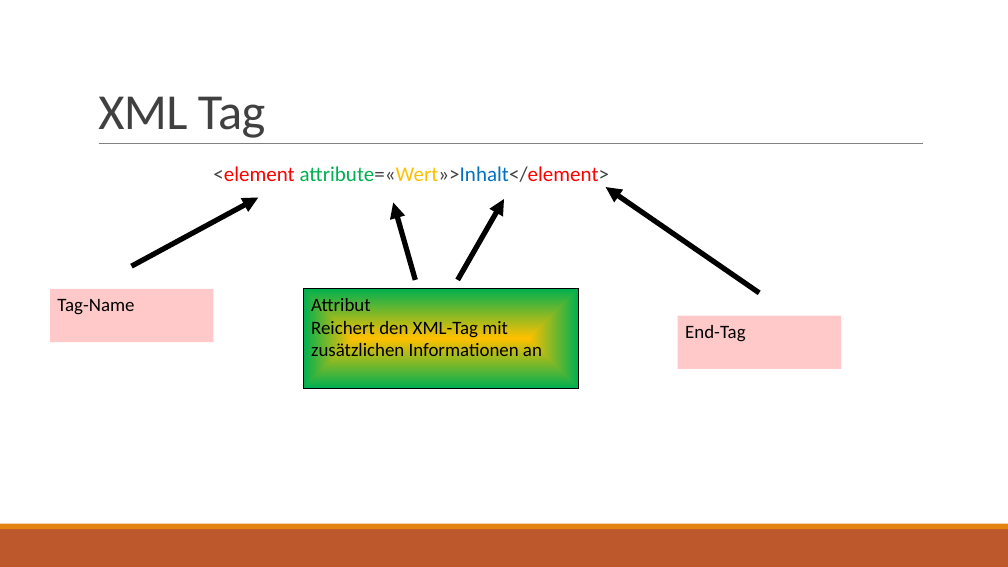
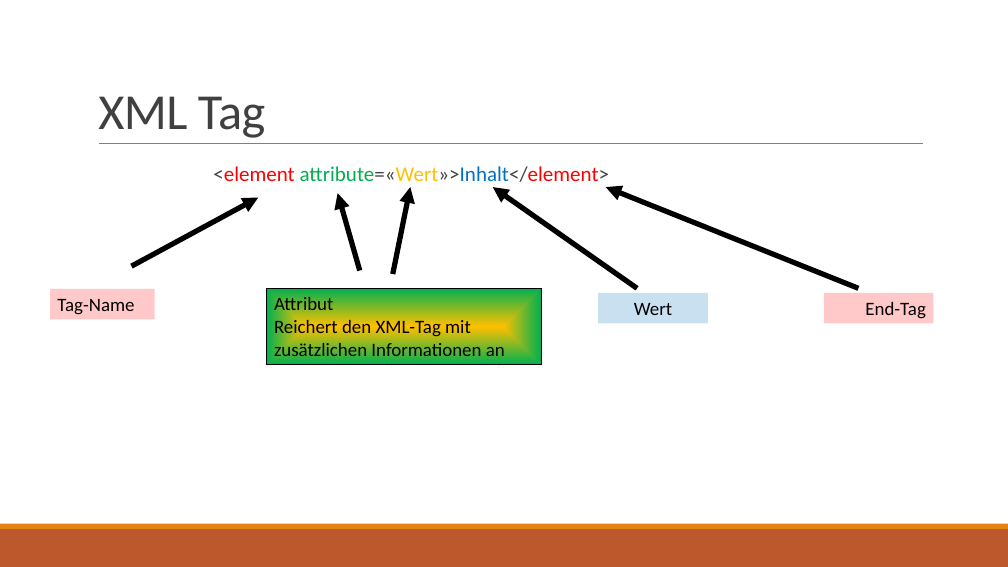
Before and after one commit to JOPA-WIT/web_seminar, a slide deck: slide 11 of Präsentationen/HTML.pptx. Drawn at 1008x567 pixels with LibreOffice and Linux fonts; fonts in the diff are those of the drawing. Boxes give left, top, right and bottom in pixels: in the first picture for what was removed or moved away, otherwise in the second. Text is boxed around its words. In the diff, an @@ line names an element or a change of style, - is before the commit and + after.

Commit message:
* Added new intro presentation * Changed some wording in HTML presentation

```diff
--- a/Präsentationen/HTML.pptx
+++ b/Präsentationen/HTML.pptx
@@ arrow moved from (415, 280) - (393, 203) to (360, 271) - (338, 194) @@
@@ arrow moved from (457, 280) - (504, 199) to (393, 274) - (411, 188) @@
@@ arrow added from (637, 288) to (493, 188), #000000 5 pt @@
@@ arrow moved from (759, 293) - (606, 188) to (858, 288) - (606, 188) @@
@@ rectangle "Tag-Name": place and size @@
-rectangle "Tag-Name" at bbox=[50, 289, 213, 343]
+rectangle "Tag-Name" at bbox=[50, 289, 154, 319]
@@ rectangle "Attribut": place and size @@
-rectangle "Attribut" at bbox=[304, 289, 578, 388]
+rectangle "Attribut" at bbox=[267, 288, 541, 364]
@@ rectangle added at bbox=[598, 293, 709, 323], fill #0070C0 at 21% opacity, 18 pt, text #000000 @@
+Wert
@@ rectangle "End-Tag": place and size @@
-rectangle "End-Tag" at bbox=[678, 315, 842, 369]
+rectangle "End-Tag" at bbox=[824, 293, 934, 323]
@@ rectangle "End-Tag" at bbox=[824, 293, 934, 323]: alignment left to right @@
```
Also in this commit, not shown: 4 other files.
